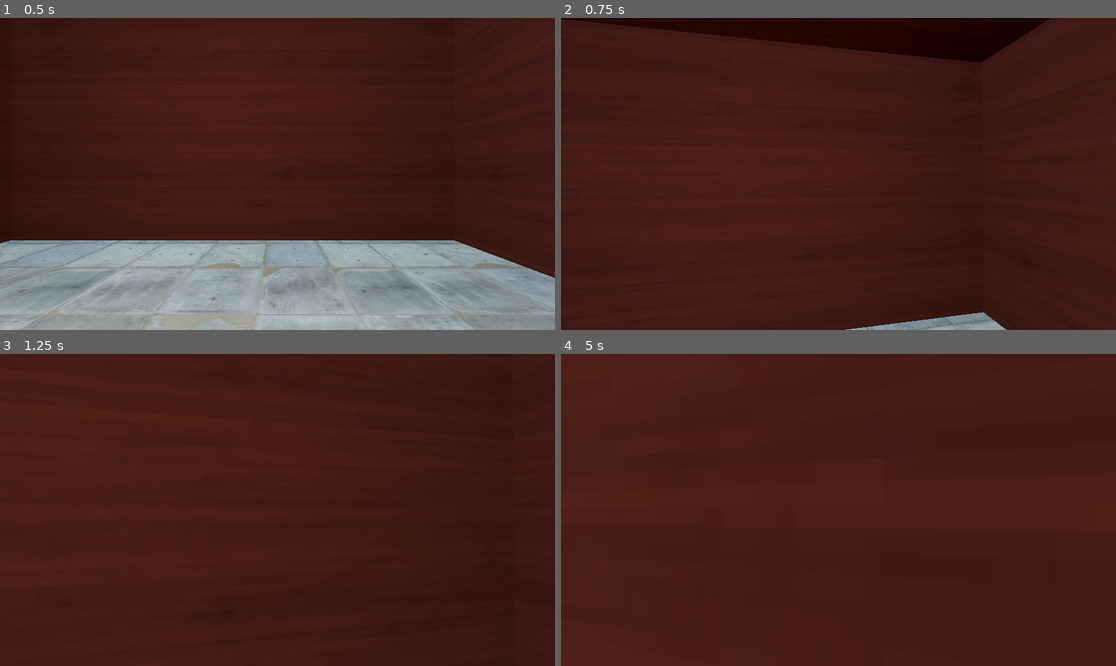
Above: before the commit, frames 1-4 (two rows, left to right).
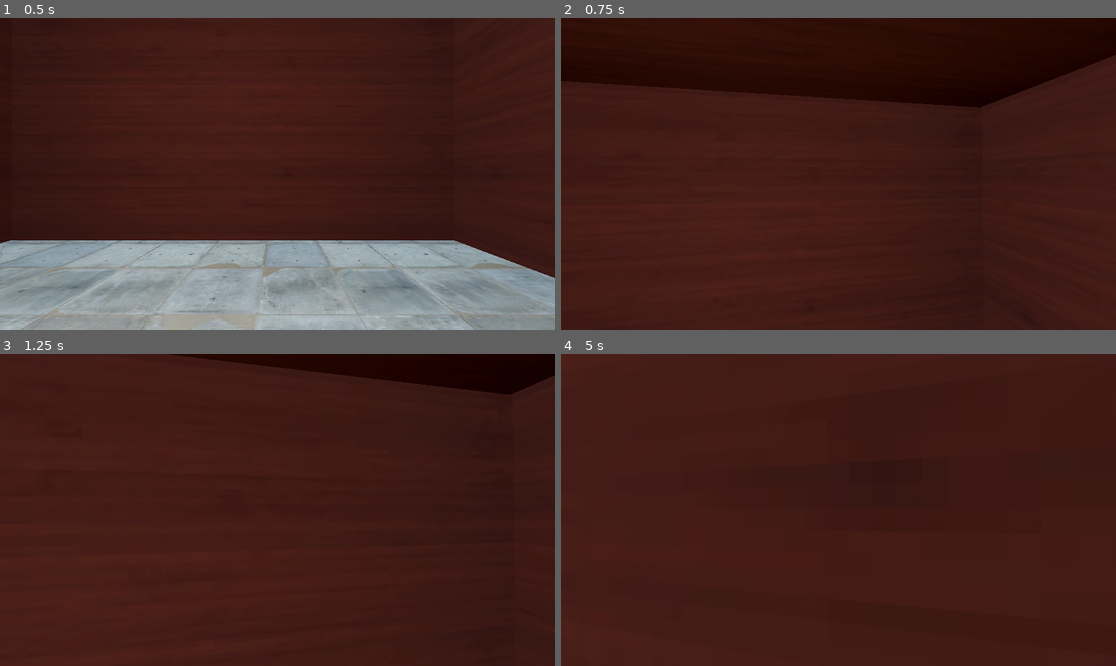
Above: after the commit, the same moments.

Repository: JacobMillner/godot-sandbox
Game: Godot game, scene res://Maps/level_1.tscn
Two runs of this game, one before a commit and one after it. Both use one fixed random seed, a clock stepped at 60 frames per second and the inputs below.
Inputs (mouse positions are in pixels of both pictures, inside the frame that each line leads up to):
- Up to frame 1 (0.5 s): no input
- Up to frame 2 (0.75 s): move the mouse to (866, 174) at 0.52 s; hold Up (ui_up) from 0.53 s (still down); tap Space (jump) at 0.6 s
- Up to frame 3 (1.25 s): keep holding Up (ui_up); tap Space (jump) at 0.77, 1.07 s
- Up to frame 4 (5 s): keep holding Up (ui_up); move the mouse to (810, 510) at 1.27 s; tap E (interact) at 1.35, 3.6 s; tap Space (jump) at 1.52, 1.55, 1.82, 2.3, 2.85, 3.02, 3.32, 3.77, 3.8, 4.07, 4.52, 4.55, 4.82 s; move the mouse to (849, 503) at 2.02 s; tap Shift (run) at 2.1, 4.35 s; move the mouse to (832, 516) at 2.77 s; tap Enter at 3.5 s; move the mouse to (877, 513) at 3.52 s; move the mouse to (794, 506) at 4.27 s

Frame 1 is identical in both runs. In frame 2, 8.8% of the frame differs, in the area x 0-100%, y 0-100%; in frame 3, 4.9%; in frame 4, less than 0.1%.

Commit message:
little bit of code cleanup

Diff:
--- a/HorrorGame/Maps/level_1.tscn
+++ b/HorrorGame/Maps/level_1.tscn
@@ -292,6 +292,7 @@
 
 [node name="Sprite3D" type="Sprite3D" parent="."]
 transform = Transform3D(-1.31134e-07, 0, -3, 0, 3, 0, 3, 0, -1.31134e-07, -22.8, 3, -1)
+shaded = true
 texture_filter = 0
 texture = ExtResource("8_60yq6")
 
--- a/HorrorGame/Player/player.gd
+++ b/HorrorGame/Player/player.gd
@@ -10,15 +10,15 @@
 var direction
 var isRunning := false
 var speed := 4
-var jump := 30.0
-const GRAVITY := 5
+var jump := 35.0
+const GRAVITY := 4
 
 var _delta := 0.0
 var camBobSpeed := 10
 var camBobUpDown := 1
 
 var distanceFootstep := 0.0
-var playFootstep := 5
+var playFootstep := 3
 
 func _ready():
 	Input.set_mouse_mode(Input.MOUSE_MODE_CAPTURED)
@@ -86,9 +86,6 @@
 	velocity.x = direction.x * actualSpeed
 	velocity.z = direction.z * actualSpeed
 
-	var jump := 30.0
-	const GRAVITY := 5
-
 	if Input.is_action_just_pressed("jump") and is_on_floor():
 		velocity.y += jump
 	if !is_on_floor():
